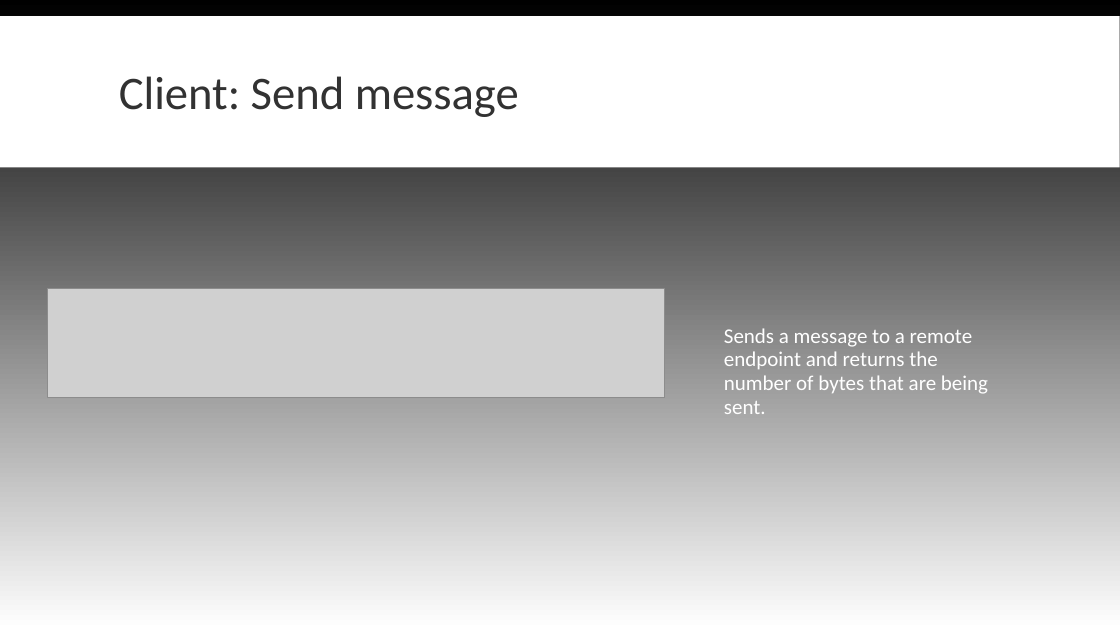
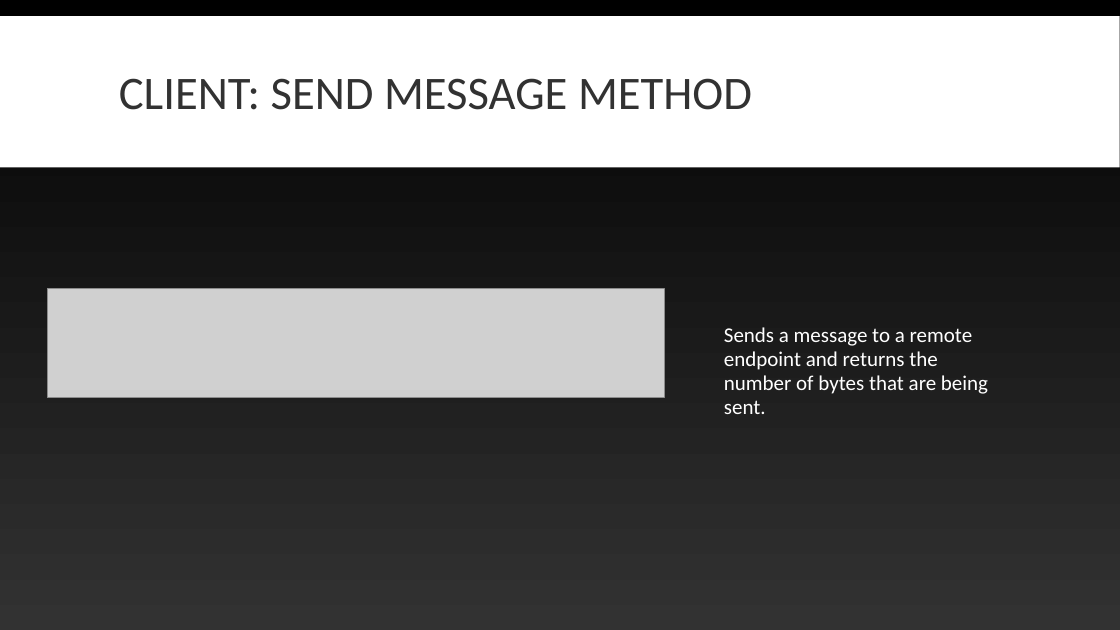
Before and after one commit to Blankpanda/chat_client, a slide deck: slide 13 of powerpoint/resources/Final Presentation Caleb Ellis.ppt. Drawn at 1120x630 pixels with LibreOffice and Linux fonts; fonts in the diff are those of the drawing; grey boxes stand for pictures. Boxes give left, top, right and bottom in pixels: in the first picture for what was removed or moved away, otherwise in the second. Text is boxed around its words. In the diff, an @@ line names an element or a change of style, - is before the commit and + after.

```diff
--- a/powerpoint/resources/Final Presentation Caleb Ellis.ppt
+++ b/powerpoint/resources/Final Presentation Caleb Ellis.ppt
@@ background gradient #000000 to #FFFFFF to gradient #000000 to #323232 @@
@@ title at (119,78,752,110): text changed @@
-Client: Send message
+CLIENT: SEND MESSAGE METHOD
```
Also in this commit, not shown: 36 other slides changed, 2 slides added, 2 slides removed, 4 other files.
